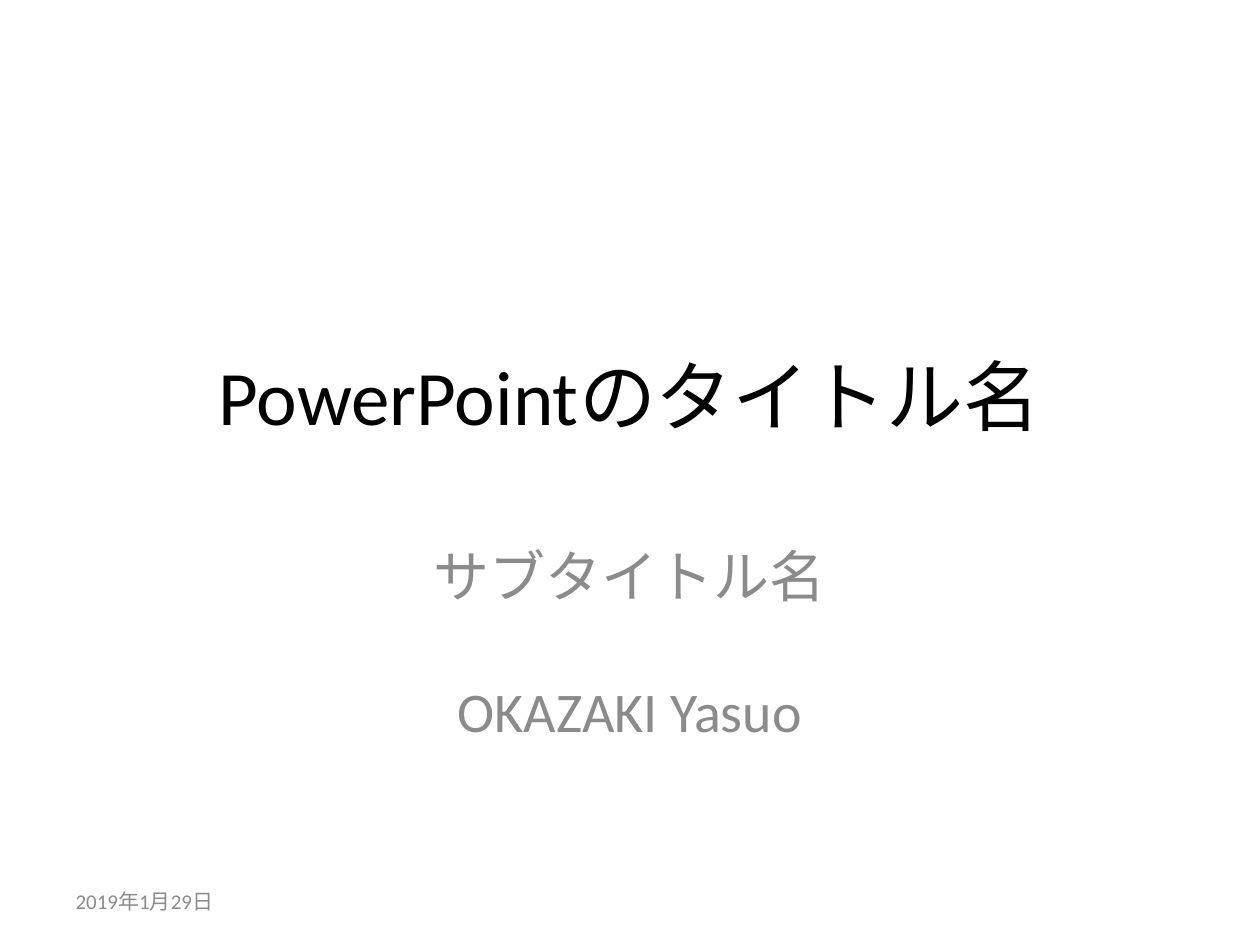
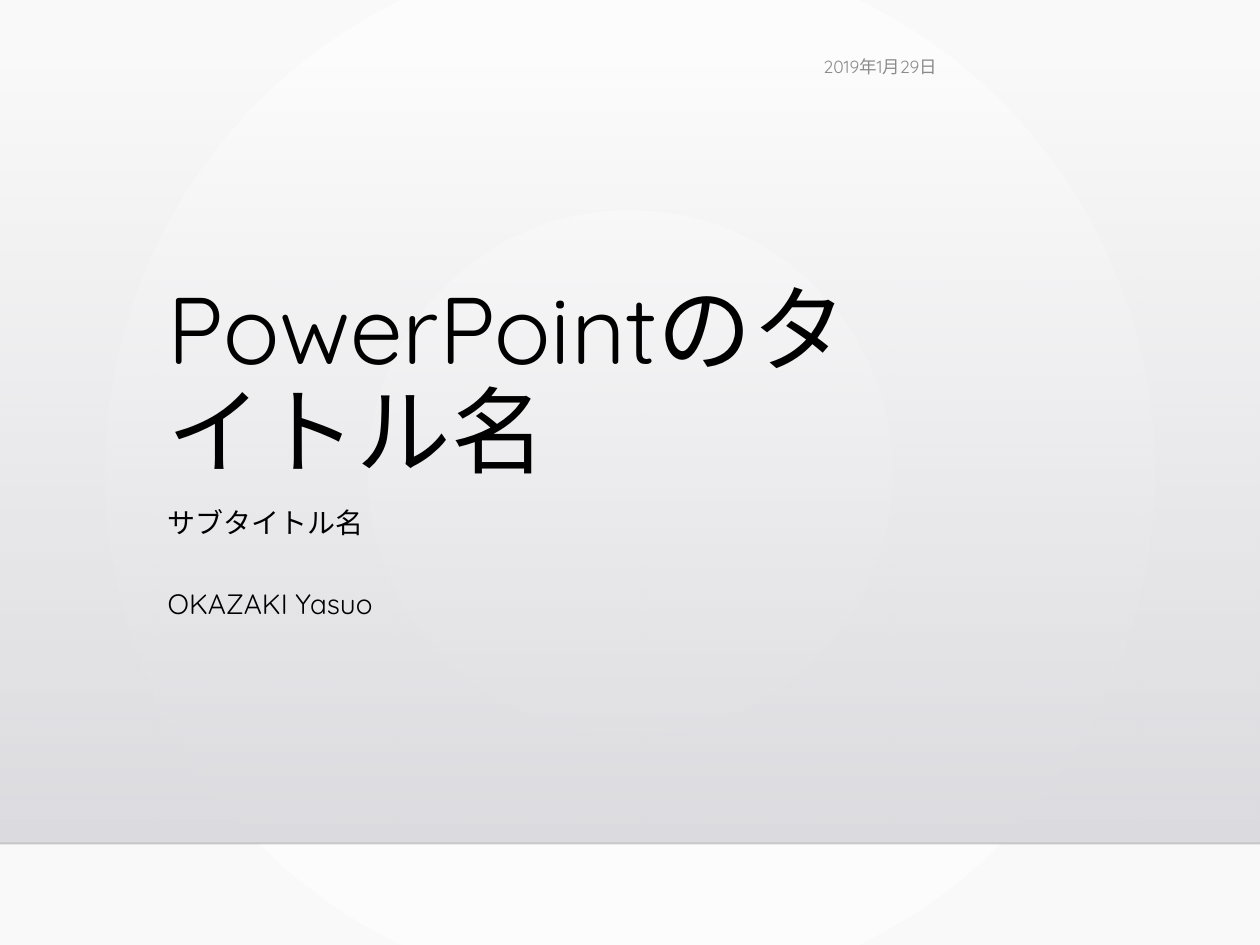
Before and after one commit to cohyou/pandoc-trial, a slide deck: slide 1 of hoge.pptx. Drawn at 1260x945 pixels with LibreOffice and Linux fonts; fonts in the diff are those of the drawing; background and template pictures are left out. Boxes give left, top, right and bottom in pixels: in the first picture for what was removed or moved away, otherwise in the second. Text is boxed around its words. In the diff, an @@ line names an element or a change of style, - is before the commit and + after.

```diff
--- a/hoge.pptx
+++ b/hoge.pptx
@@ background #FFFFFF to gradient #FFFFFF to #FAFAFA @@
@@ text "2019年1月29日": place and size @@
-text "2019年1月29日" at [76, 891, 213, 911]
+text "2019年1月29日" at [823, 58, 936, 75]
@@ text "2019年1月29日" at [823, 58, 936, 75]: size 12 to 10 pt, font Calibri to Quicksand; alignment left to right @@
@@ rectangle added at [0, 64, 1260, 843], fill gradient #DCDCE0 to #DEDEE2 @@
@@ title "PowerPointのタイトル名": place and size @@
-title "PowerPointのタイトル名" at [219, 361, 1041, 431]
+title "PowerPointのタイトル名" at [155, 132, 949, 486]
@@ title "PowerPointのタイトル名" at [155, 132, 949, 486]: size 44 to 54 pt, font Calibri to Quicksand; alignment centre to left; line spacing 1 to 0.9; vertical alignment middle to bottom @@
@@ subtitle "サブタイトル名 OKAZAKI Yasuo": place and size @@
-subtitle "サブタイトル名 OKAZAKI Yasuo" at [434, 549, 826, 733]
+subtitle "サブタイトル名 OKAZAKI Yasuo" at [168, 509, 372, 615]
@@ subtitle "サブタイトル名 OKAZAKI Yasuo" at [168, 509, 372, 615]: size 32 to 16 pt, font Calibri to Quicksand, text colour #8C8C8C to #000000; alignment centre to left; line spacing 1 to 1.2; more space between paragraphs @@
@@ line added from (0, 843) to (1260, 843), #000001 1 pt @@
```
Also in this commit, not shown: 4 other slides changed, 3 other files.
